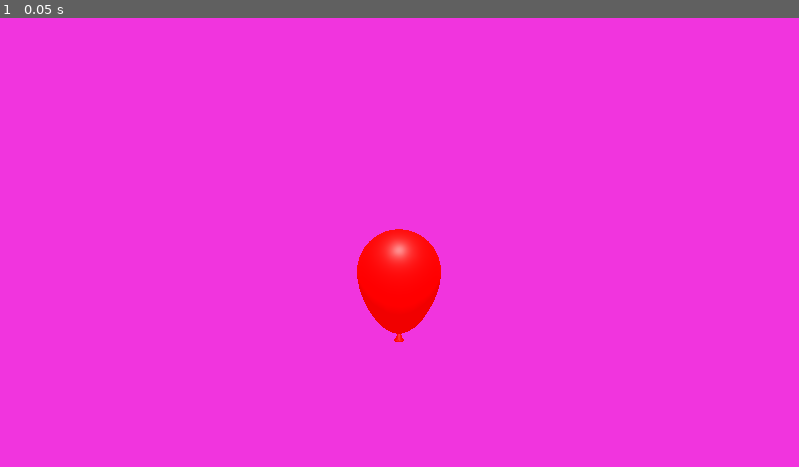
Above: before the commit, frame 1.
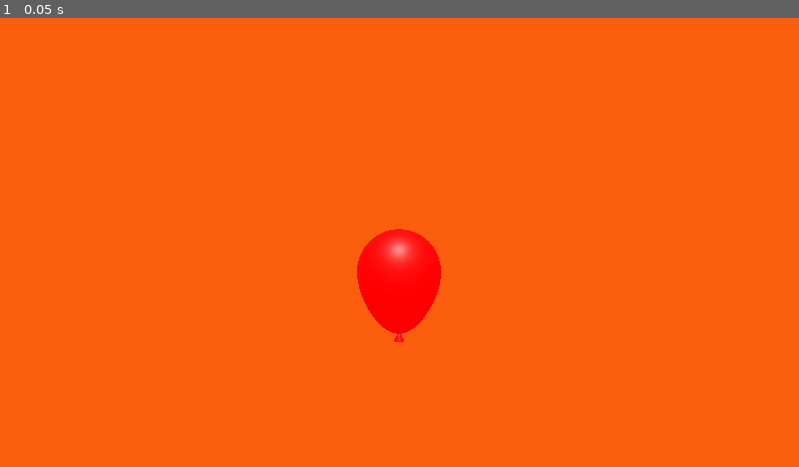
Above: after the commit, the same moment.

Repository: TropicMike/GodotMiniProjects
Game: Godot game, scene res://BaloonPopper/balloon_popper.tscn
Same seed, same stepped clock (60 frames per second), same inputs: the game is played once before the commit and once after it.
Inputs:
- Up to frame 1 (0.05 s): no input

The runs differ from the first frame. In frame 1, 98% of the frame differs, in the area x 0-100%, y 0-100%.

Commit message:
Now to orange.

Diff:
--- a/BaloonPopper/balloon_popper.tscn
+++ b/BaloonPopper/balloon_popper.tscn
@@ -5,7 +5,7 @@
 
 [sub_resource type="Environment" id="Environment_ccmcf"]
 background_mode = 1
-background_color = Color(0.945543, 0.202377, 0.871713, 1)
+background_color = Color(0.98013, 0.368709, 0.0515037, 1)
 
 [node name="Main" type="Node3D"]
 
